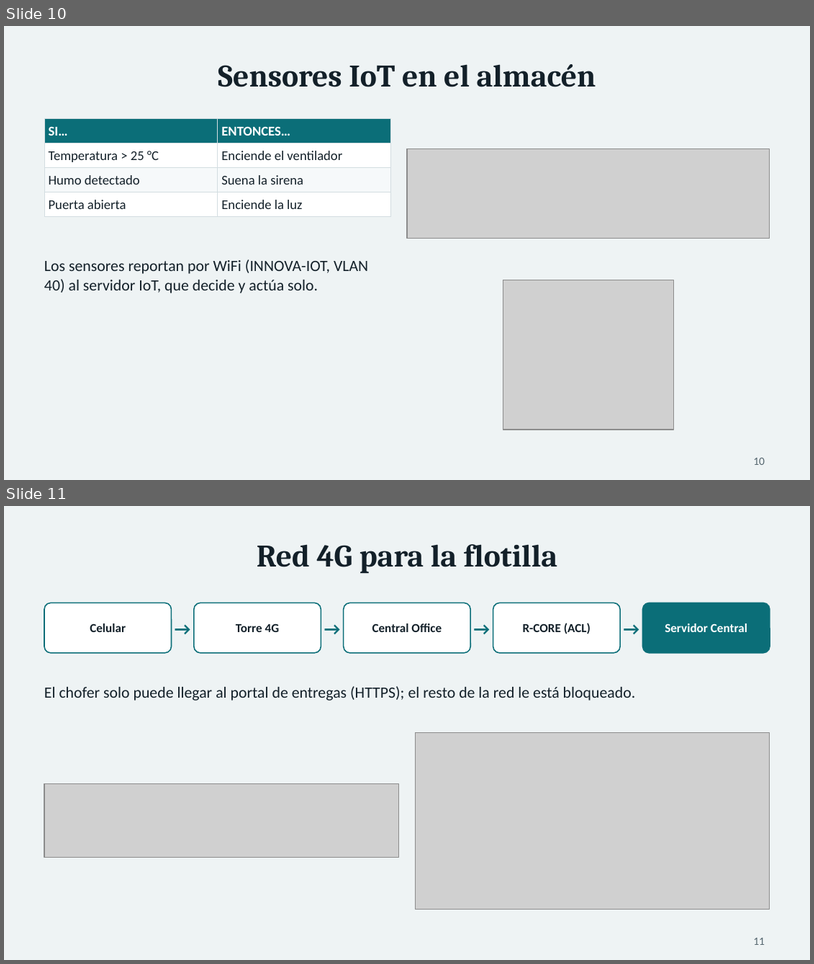
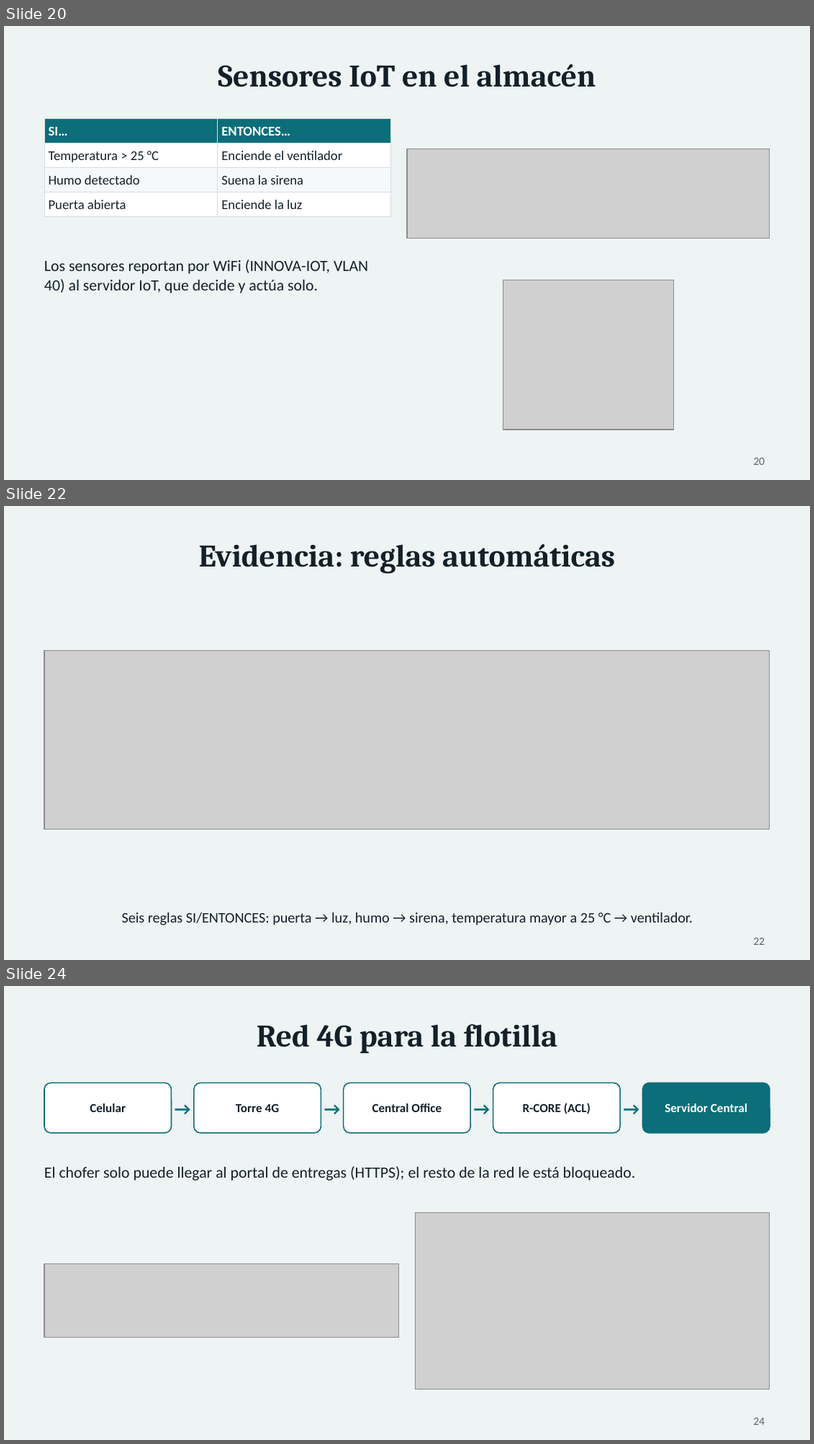
Before and after one commit to USX22/inalambricreds2, a slide deck: entregables/Presentacion_InnovaLogistics.pptx. Shown one above the other, each under a label of ours: slides 10 and 11 before the commit, slides 20, 22 and 24 after it; the slides between them are not shown. The pictures are 814x964 and 814x1444 pixels, drawn with LibreOffice and Linux fonts; fonts in the diff are those of the drawing; grey boxes stand for pictures. Boxes give left, top, right and bottom in pixels: in the first picture for what was removed or moved away, otherwise in the second. Text is boxed around its words. In the diff, an @@ line names an element or a change of style, - is before the commit and + after.

```diff
--- a/entregables/Presentacion_InnovaLogistics.pptx
+++ b/entregables/Presentacion_InnovaLogistics.pptx
@@ slide 22 added at [4, 506, 810, 960], background #EEF3F4 @@
@@ title added at [199, 544, 615, 574], 28 pt, text #132029, bold @@
+Evidencia: reglas automáticas
@@ picture added at [44, 650, 770, 829] @@
@@ text added at [122, 912, 693, 925], 13 pt, text #132029 @@
+Seis reglas SI/ENTONCES: puerta → luz, humo → sirena, temperatura mayor a 25 °C → ventilador.
@@ page number added at [754, 937, 765, 944], 10 pt, text #55666F @@
+22
@@ what was slide 10 is now slide 20 @@
@@ page number at [754, 457, 765, 464]: text changed @@
-10
+20
@@ what was slide 11 is now slide 24 @@
@@ page number at [754, 1417, 765, 1424]: text changed @@
-11
+24
```
Also in this commit, not shown: 14 other slides added, 14 other files.
